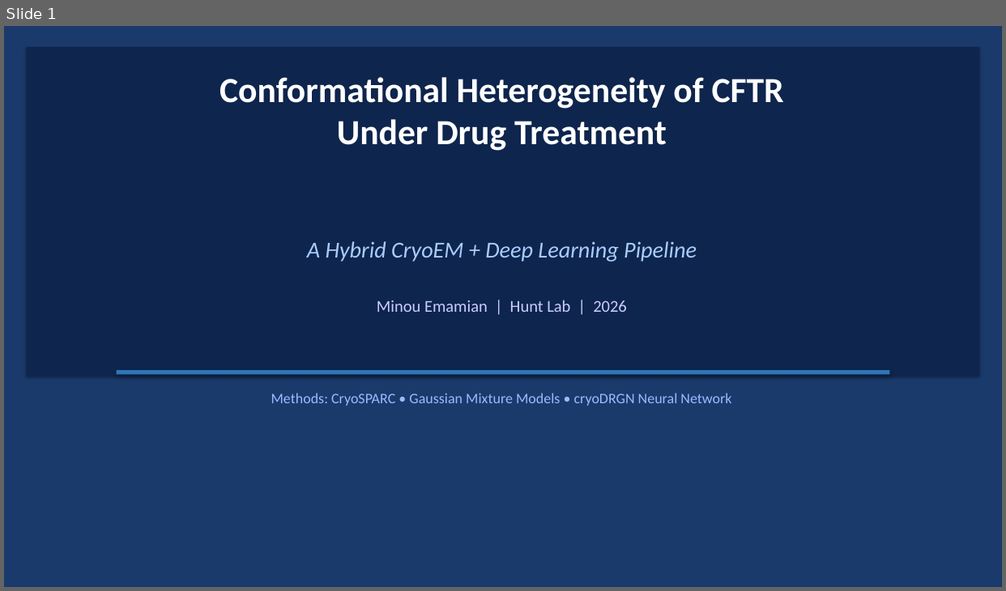
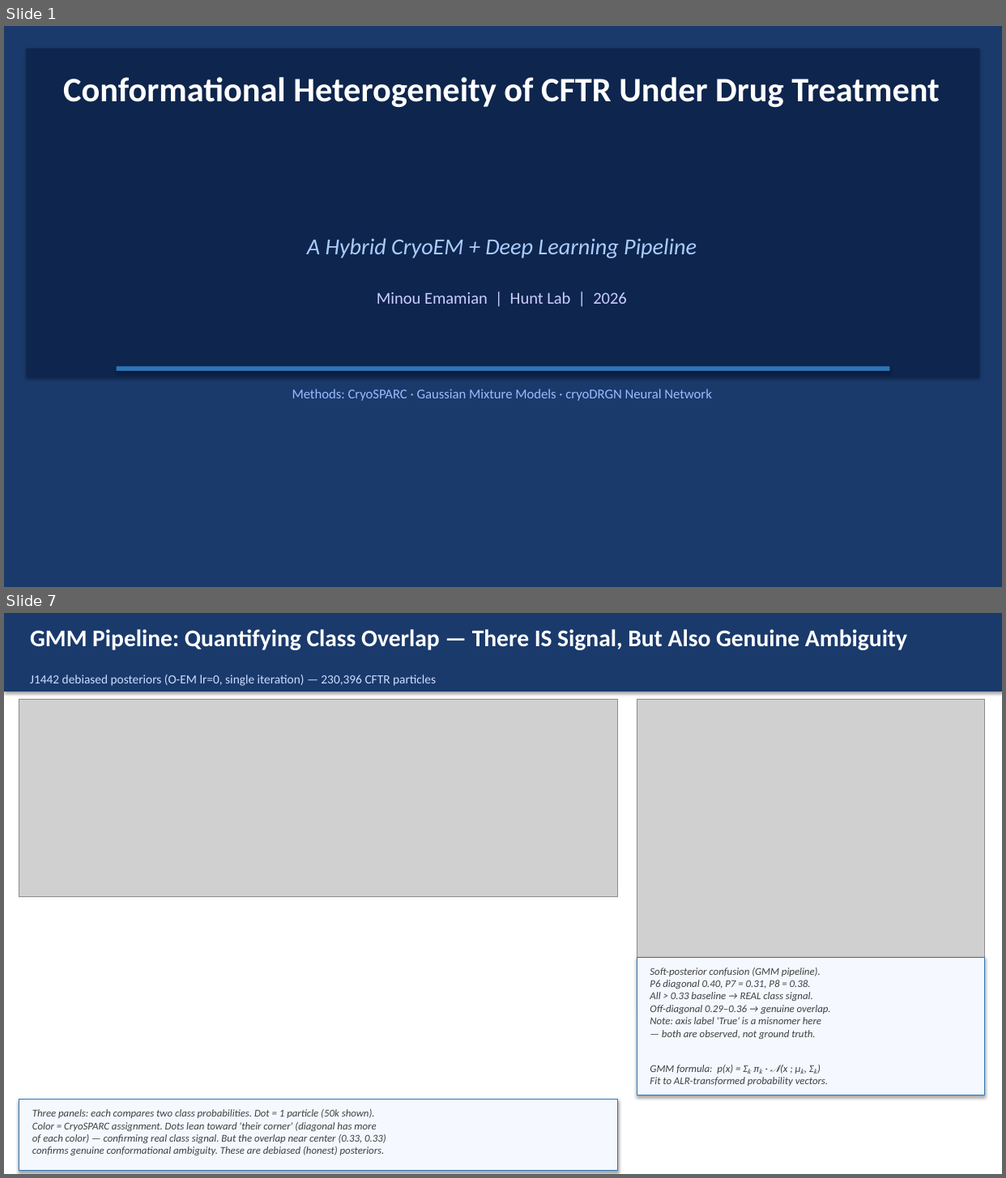
Before and after one commit to minouemmad/cryoem-classification, a slide deck: docs/CFTR_cryoDRGN_presentation.pptx. Shown one above the other, each under a label of ours: slide 1 before the commit, slides 1 and 7 after it; the slides between them are not shown. The pictures are 1006x591 and 1006x1178 pixels, drawn with LibreOffice and Linux fonts; fonts in the diff are those of the drawing; grey boxes stand for pictures. Boxes give left, top, right and bottom in pixels: in the first picture for what was removed or moved away, otherwise in the second. Text is boxed around its words. In the diff, an @@ line names an element or a change of style, - is before the commit and + after.

Commit message:
Update presentation: 14 slides, domain captions, VAE redesign, combined GMM/scatter slide, basin figure, D=128 vs D=256 explanation, K=6 J264

```diff
--- a/docs/CFTR_cryoDRGN_presentation.pptx
+++ b/docs/CFTR_cryoDRGN_presentation.pptx
@@ slide 7 added at box(4, 613, 1002, 1174), background #FFFFFF @@
@@ rectangle added at box(4, 613, 1002, 692), fill #1A3A6C @@
@@ text added at box(30, 629, 907, 650), 23 pt, text #FFFFFF, bold @@
+GMM Pipeline: Quantifying Class Overlap — There IS Signal, But Also Genuine Ambiguity
@@ text added at box(30, 675, 436, 686), 12 pt, text #CCDDFF @@
+J1442 debiased posteriors (O-EM lr=0, single iteration) — 230,396 CFTR particles
@@ picture added at box(19, 699, 618, 897) @@
@@ picture added at box(637, 699, 985, 1013) @@
@@ rectangle added at box(637, 957, 985, 1096), fill #F5F8FF, outline #2E75B6 0.75 pt @@
@@ text added at box(650, 968, 831, 1086), 10 pt, text #404040, italic @@
+Soft-posterior confusion (GMM pipeline).
+P6 diagonal 0.40, P7 = 0.31, P8 = 0.38.
+All > 0.33 baseline → REAL class signal.
+Off-diagonal 0.29–0.36 → genuine overlap.
+Note: axis label 'True' is a misnomer here
+— both are observed, not ground truth.
+GMM formula: p(x) = Σₖ πₖ · 𝒩(x ; μₖ, Σₖ)
+Fit to ALR-transformed probability vectors.
@@ rectangle added at box(19, 1100, 618, 1171), fill #F5F8FF, outline #2E75B6 0.75 pt @@
@@ text added at box(32, 1110, 386, 1156), 10 pt, text #404040, italic @@
+Three panels: each compares two class probabilities. Dot = 1 particle (50k shown).
+Color = CryoSPARC assignment. Dots lean toward 'their corner' (diagonal has more
+of each color) — confirming real class signal. But the overlap near center (0.33, 0.33)
+confirms genuine conformational ambiguity. These are debiased (honest) posteriors.
@@ slide 1 changed as well @@
@@ rectangle removed at box(4, 26, 1002, 587) @@
@@ text at box(63, 77, 940, 107): text changed; size 34 to 33 pt @@
-Conformational Heterogeneity of CFTR
-Under Drug Treatment
+Conformational Heterogeneity of CFTR Under Drug Treatment
@@ text "A Hybrid CryoEM + Deep ...": place and size @@
-text "A Hybrid CryoEM + Deep ..." at box(307, 241, 697, 262)
+text "A Hybrid CryoEM + Deep ..." at box(307, 238, 697, 258)
@@ text "Minou Emamian | Hunt Lab ...": place and size @@
-text "Minou Emamian | Hunt Lab ..." at box(377, 300, 626, 312)
+text "Minou Emamian | Hunt Lab ..." at box(377, 292, 626, 304)
@@ rectangle: place and size @@
-rectangle at box(117, 370, 889, 375)
+rectangle at box(117, 367, 889, 371)
@@ text at box(292, 389, 711, 401): text changed; size 14 to 13 pt @@
-Methods: CryoSPARC • Gaussian Mixture Models • cryoDRGN Neural Network
+Methods: CryoSPARC · Gaussian Mixture Models · cryoDRGN Neural Network
```
Also in this commit, not shown: 7 other slides changed, 5 other slides added, 7 slides removed, 1 other file.
